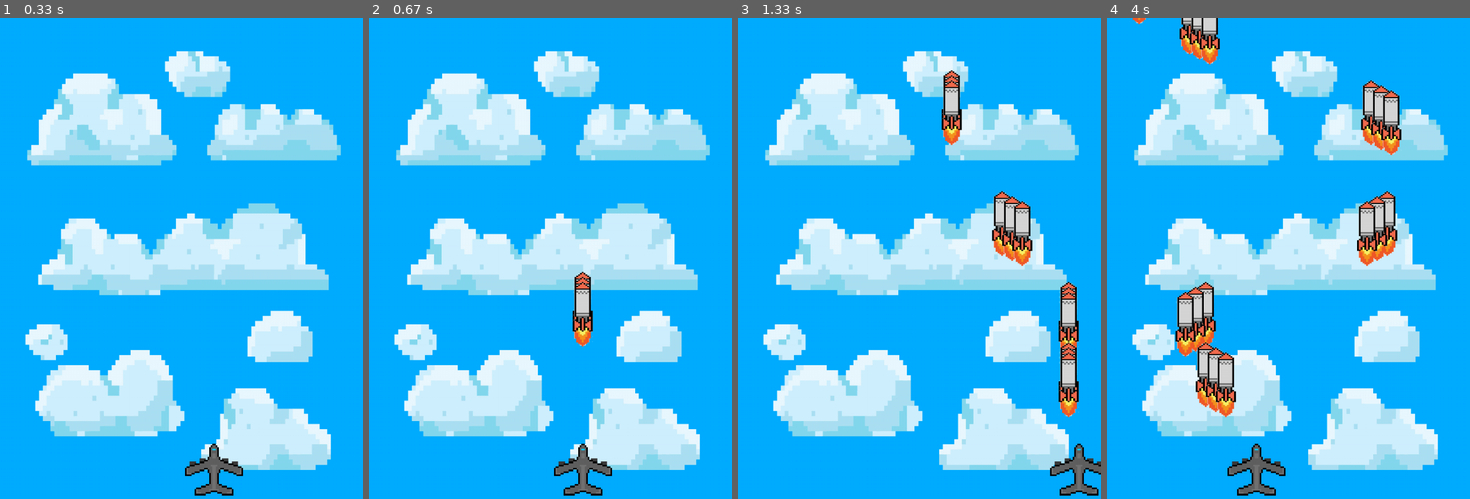
Above: before the commit, frames 1-4 (left to right).
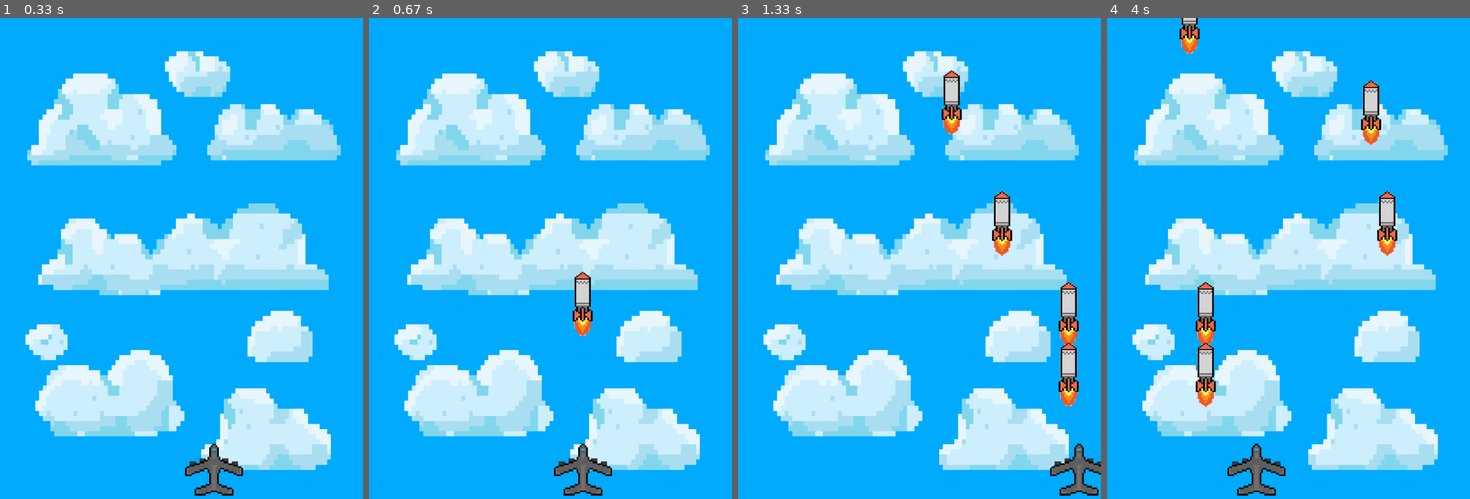
Above: after the commit, the same moments.

Repository: 2023semtle/SEGGS
Game: pygame game, started from real_game/frame.py
Same seed, same stepped clock (60 frames per second), same inputs: the game is played once before the commit and once after it.
Inputs:
- Up to frame 1 (0.33 s): no input
- Up to frame 2 (0.67 s): tap Space at 0.33 s
- Up to frame 3 (1.33 s): hold Right 0.67-1.13 s; tap Space at 0.73, 1.03, 1.23 s; hold Right from 1.17 s (still down)
- Up to frame 4 (4 s): tap Space at 1.53, 1.73, 2.03, 2.3, 2.6, 2.73, 3.03, 3.4, 3.7, 3.9 s; release Right at 1.63 s; hold Left 1.67-2.2 s; hold Left 2.23-2.63 s; hold Right 2.67-3.3 s; hold Left 3.33-3.8 s; hold Right from 3.83 s (still down)

Frame 1 is identical in both runs. In frame 2, 0.5% of the frame differs, in the area x 56-62%, y 53-69%; in frame 3, 2.3%; in frame 4, 4.4%, in the area x 6-82%, y 0-84%.

Commit message:
Add files via upload

Diff:
--- a/real_game/frame.py
+++ b/real_game/frame.py
@@ -56,13 +56,17 @@
         player_X -= 20
     elif key[pygame.K_RIGHT]:
         player_X += 20
-    if key[pygame.K_SPACE]:
-        fire = True
 
     #이벤트 처리
     for event in pygame.event.get():
         if event.type == pygame.QUIT:
             running = False
+        if event.type == pygame.KEYDOWN:
+            if event.key == pygame.K_SPACE:
+                fire = True
+        if event.type == pygame.KEYUP:
+            if event.key == pygame.K_SPACE:
+                fire = False
 
     #배경그리기
     screen.blit(bg, (0,0))
